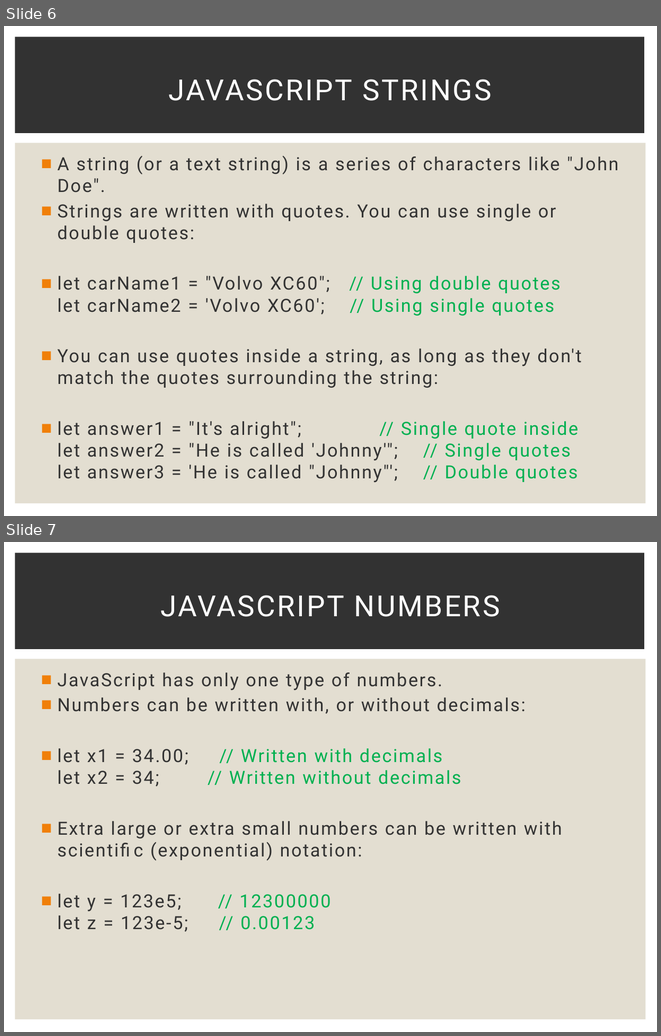
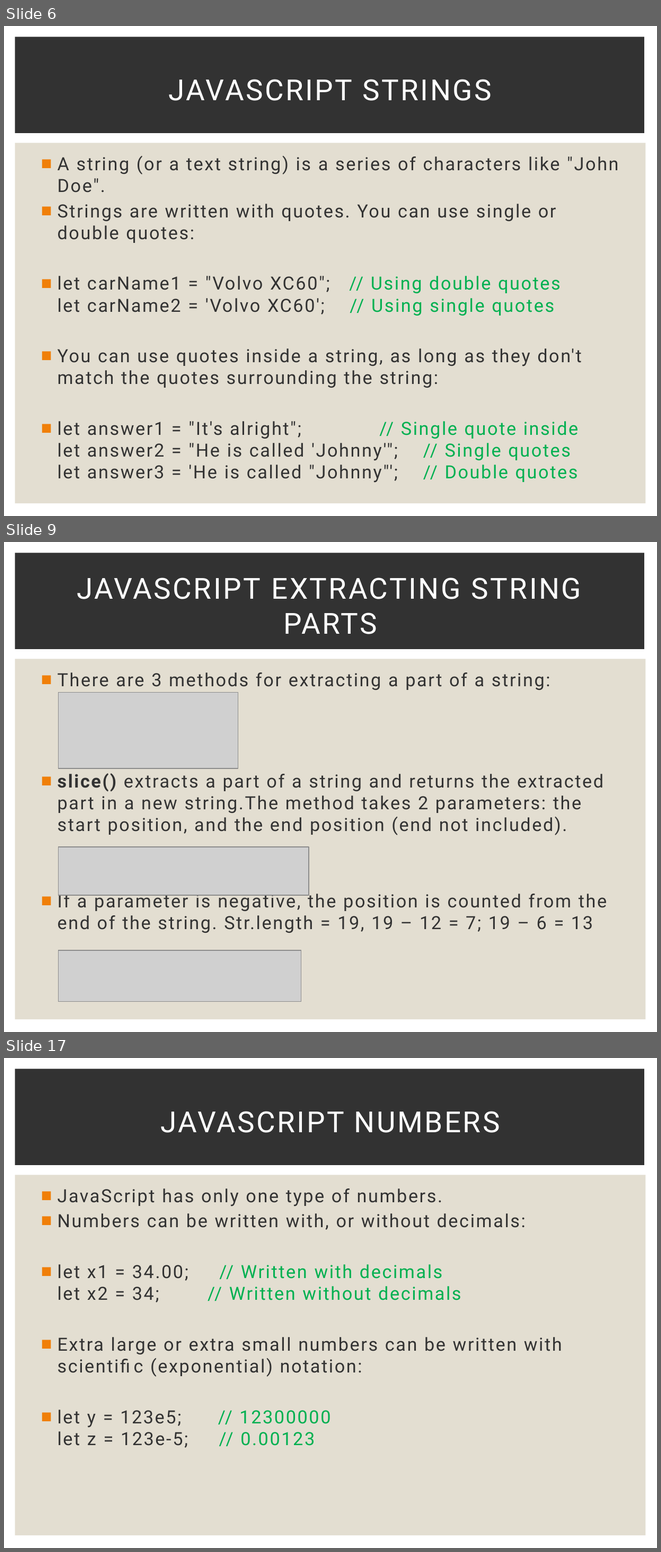
Before and after one commit to Karamihova/Fundamentals-JS, a slide deck: Programming Prep.pptx. Shown one above the other, each under a label of ours: slides 6 and 7 before the commit, slides 6, 9 and 17 after it; the slides between them are not shown. The pictures are 661x1036 and 661x1552 pixels, drawn with LibreOffice and Linux fonts; fonts in the diff are those of the drawing; grey boxes stand for pictures. Boxes give left, top, right and bottom in pixels: in the first picture for what was removed or moved away, otherwise in the second. Text is boxed around its words. In the diff, an @@ line names an element or a change of style, - is before the commit and + after.

```diff
--- a/Programming Prep.pptx
+++ b/Programming Prep.pptx
@@ slide 9 added at [4, 542, 657, 1032], background #FFFFFF; not listed: 2 template elements that a slide beside it also shows @@
@@ title added at [77, 578, 581, 634], 32 pt, text #FFFFFF @@
+JAVASCRIPT EXTRACTING STRING PARTS
@@ text added at [58, 672, 607, 933], 20 pt, text #323232 @@
+■ There are 3 methods for extracting a part of a string:
+■ slice() extracts a part of a string and returns the extracted part in a new string.The method takes 2 parameters: the start position, and the end position (end not included).
+■ If a parameter is negative, the position is counted from the end of the string. Str.length = 19, 19 – 12 = 7; 19 – 6 = 13
@@ picture added at [58, 692, 238, 769] @@
@@ picture added at [58, 847, 308, 896] @@
@@ picture added at [58, 950, 301, 1001] @@
@@ what was slide 7 is now slide 17 @@
```
Also in this commit, not shown: 20 other slides added, 1 slide removed.
